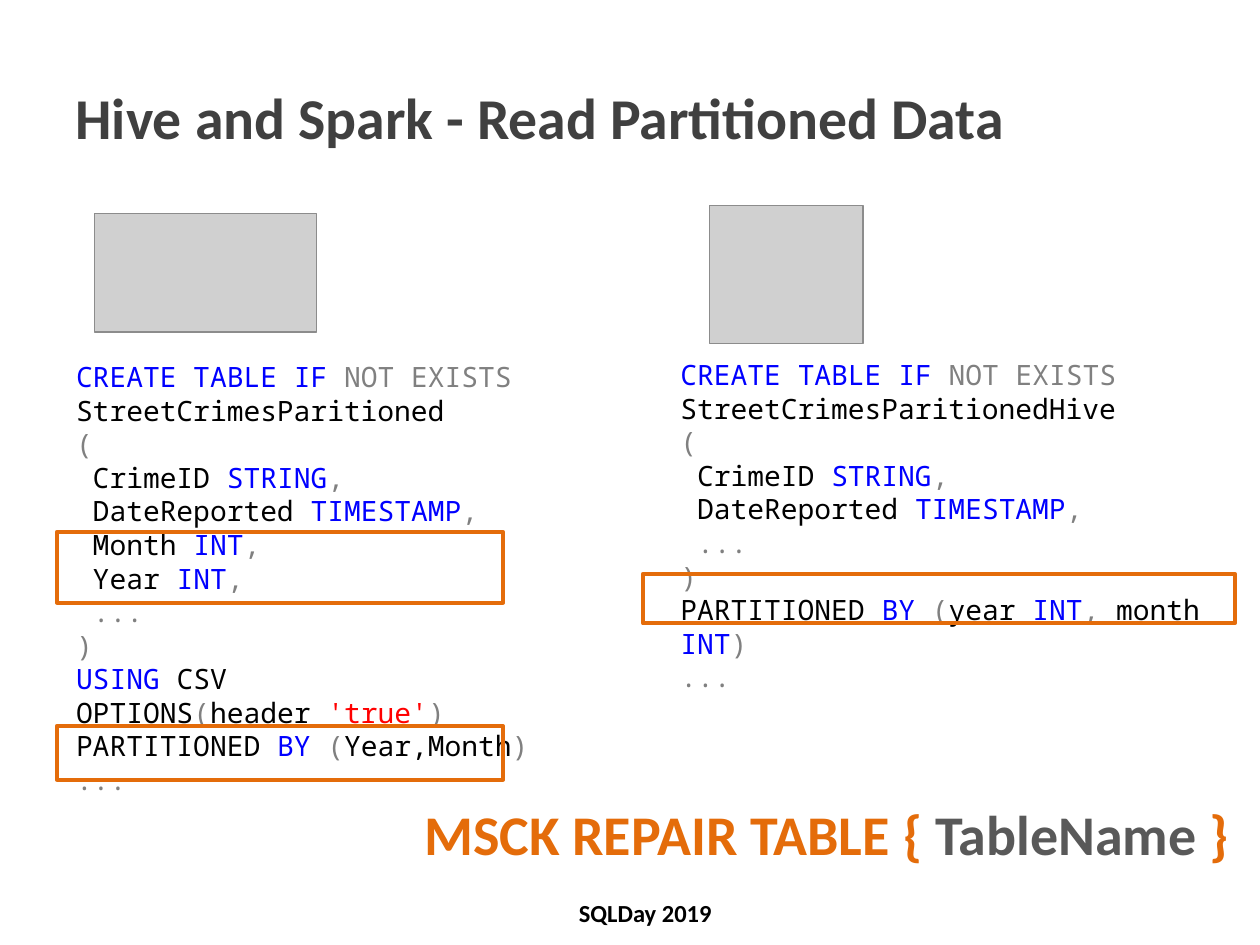
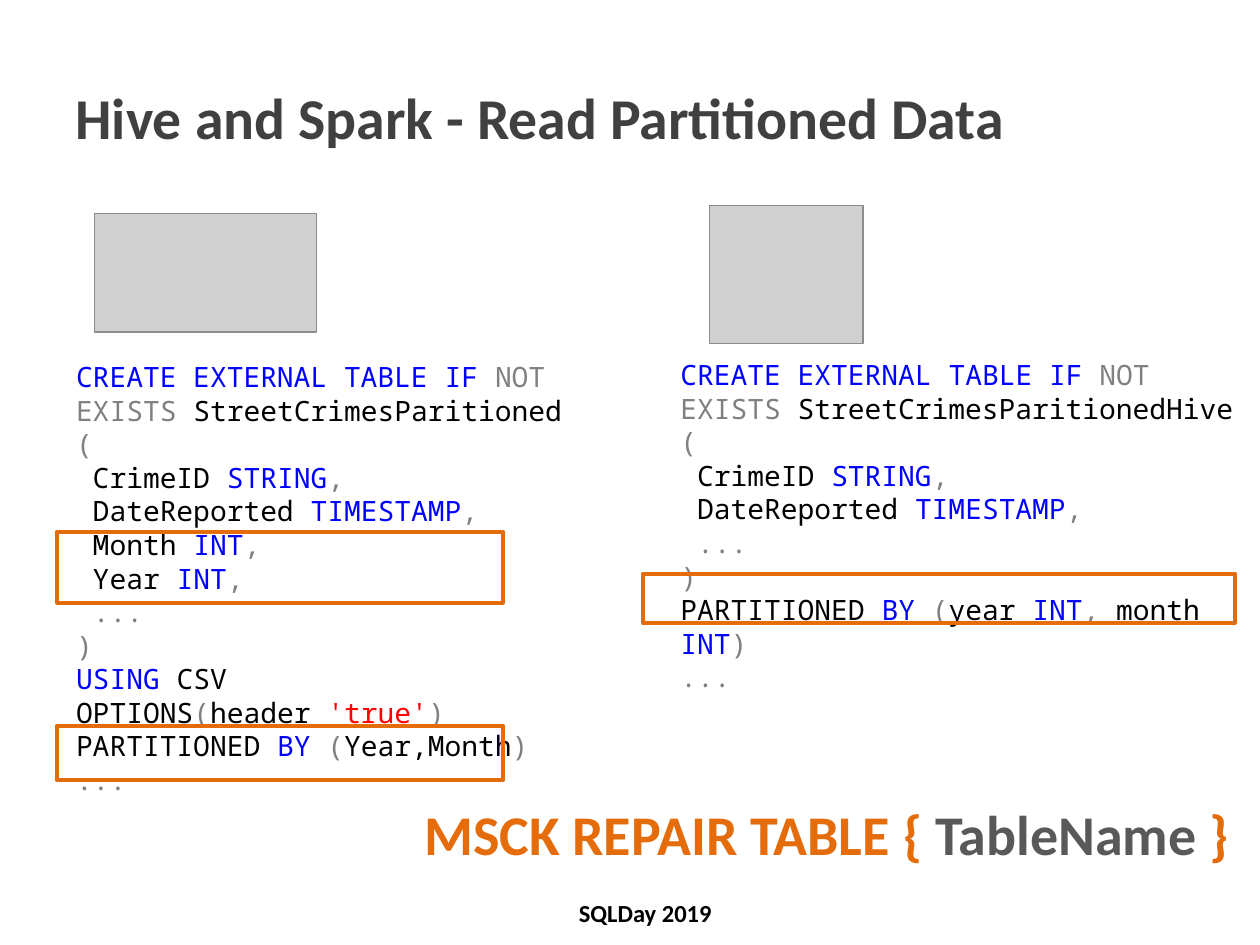
Before and after one commit to cloud4yourdata/CommunityEvents, a slide deck: slide 19 of SQLDay2019/SQLDay2019_PartitioningInBigDataSolutions.pptx. Drawn at 1260x945 pixels with LibreOffice and Linux fonts; fonts in the diff are those of the drawing; grey boxes stand for pictures; background and template pictures are left out. Boxes give left, top, right and bottom in pixels: in the first picture for what was removed or moved away, otherwise in the second. Text is boxed around its words. In the diff, an @@ line names an element or a change of style, - is before the commit and + after.

```diff
--- a/SQLDay2019/SQLDay2019_PartitioningInBigDataSolutions.pptx
+++ b/SQLDay2019/SQLDay2019_PartitioningInBigDataSolutions.pptx
@@ text at box(76, 366, 562, 422): text changed @@
-CREATE TABLE IF NOT EXISTS StreetCrimesParitioned
+CREATE EXTERNAL TABLE IF NOT EXISTS StreetCrimesParitioned
@@ text at box(680, 364, 1234, 420): text changed @@
-CREATE TABLE IF NOT EXISTS StreetCrimesParitionedHive
+CREATE EXTERNAL TABLE IF NOT EXISTS StreetCrimesParitionedHive
```
Also in this commit, not shown: 17 other slides changed, 1 other file.
